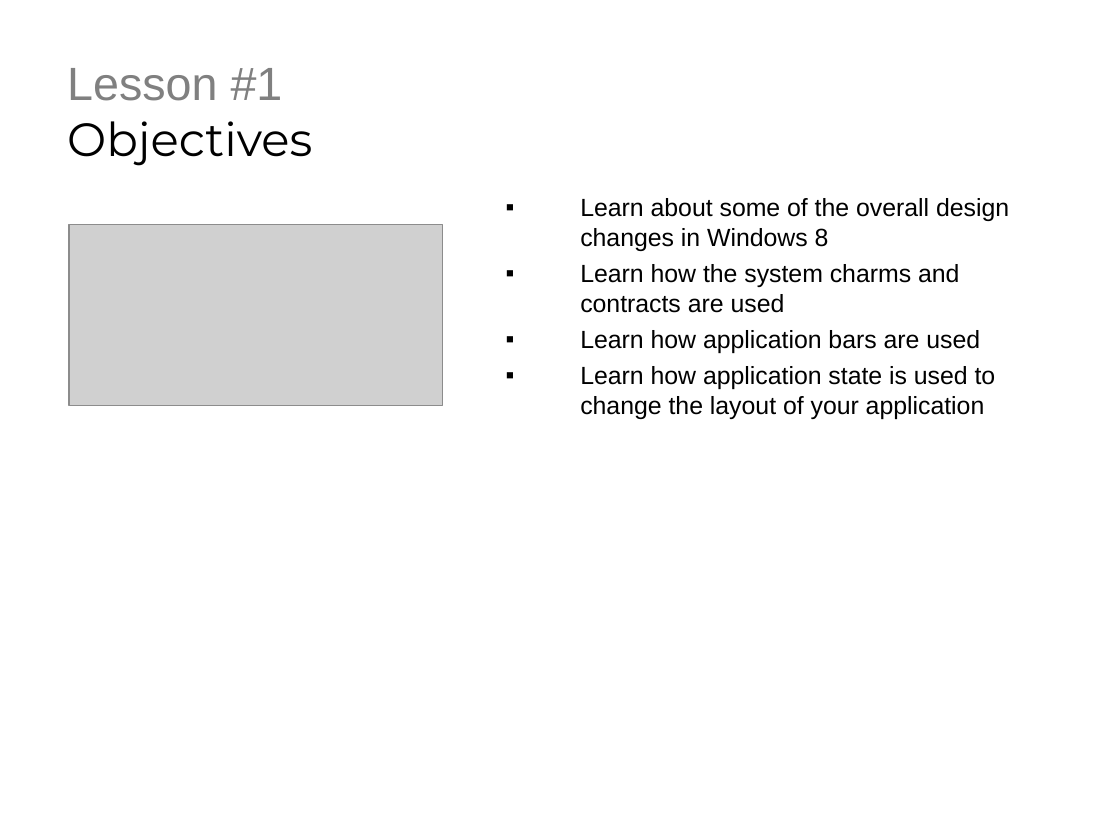
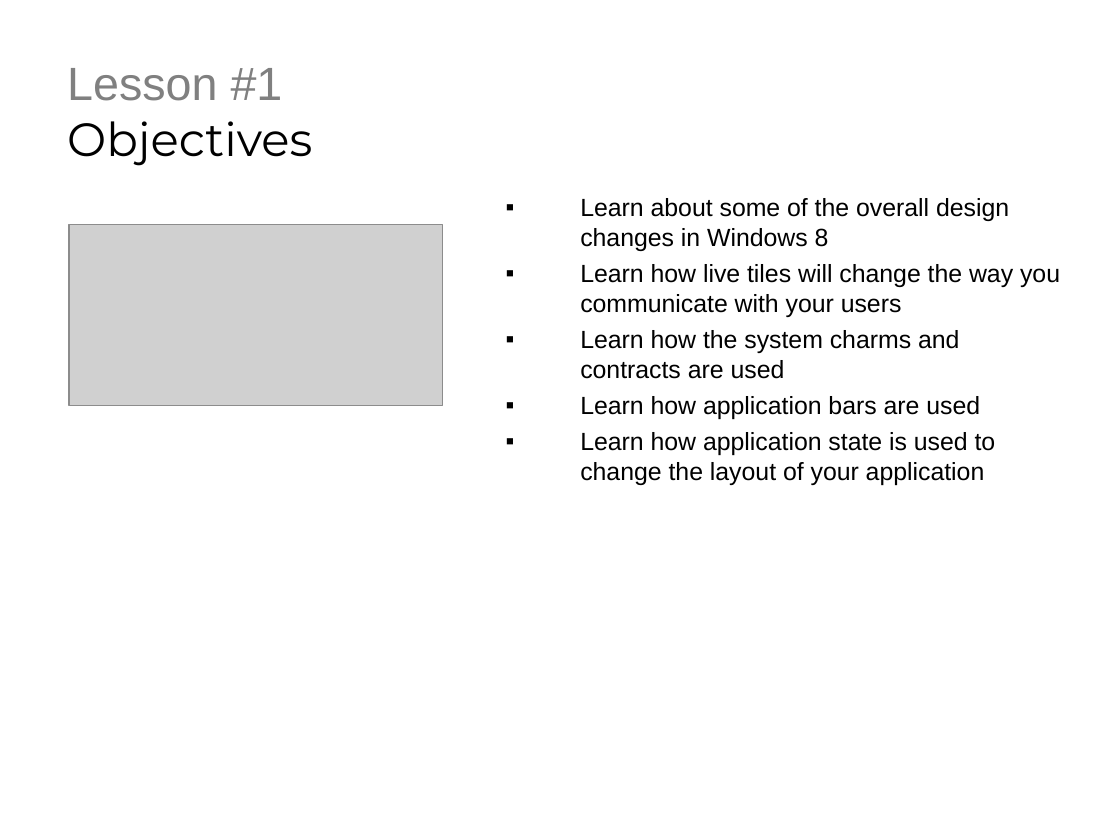
Before and after one commit to derikwhittaker/LiveLessons.WinRT, a slide deck: slide 2 of Chapter.1.Introduction/Lesson.1.LapAroundWin8/Chapter1.Lesson1.ppt. Drawn at 1120x840 pixels with LibreOffice and Linux fonts; fonts in the diff are those of the drawing; grey boxes stand for pictures; background and template pictures are left out. Boxes give left, top, right and bottom in pixels: in the first picture for what was removed or moved away, otherwise in the second. Text is boxed around its words. In the diff, an @@ line names an element or a change of style, - is before the commit and + after.

```diff
--- a/Chapter.1.Introduction/Lesson.1.LapAroundWin8/Chapter1.Lesson1.ppt
+++ b/Chapter.1.Introduction/Lesson.1.LapAroundWin8/Chapter1.Lesson1.ppt
@@ text at (x1=580, y1=264, x2=1060, y2=317): paragraph added @@
+▪ Learn how live tiles will change the way you communicate with your users
```
Also in this commit, not shown: 1 other slide changed.
